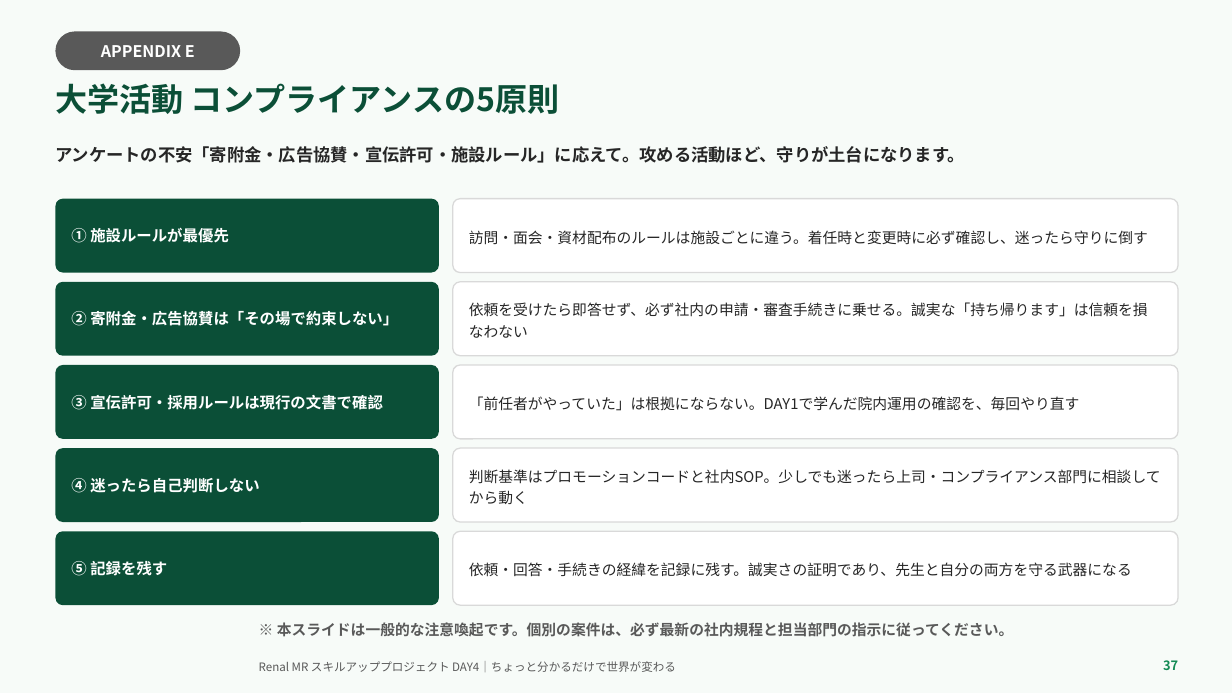
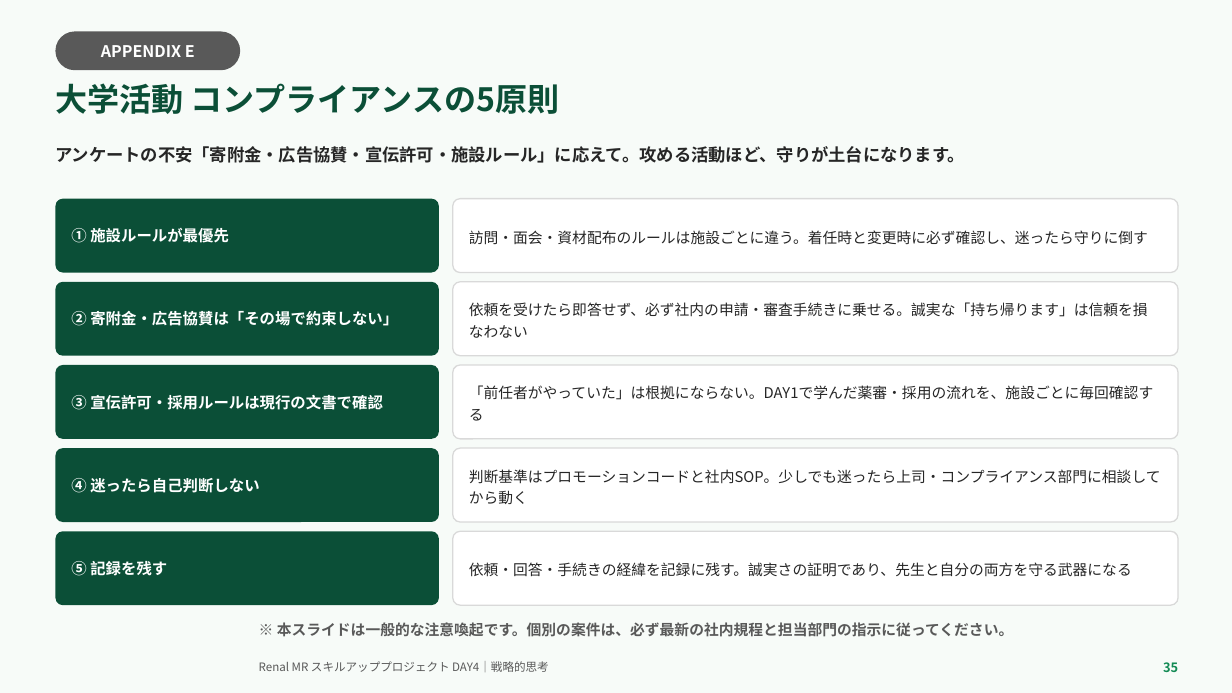
Before and after one commit to TAKUYA-1187/Claude, a slide deck: slide 35 of novartis_training/DAY4_ちょっと分かるだけで世界が変わる.pptx (slide 37 before the commit). Drawn at 1232x693 pixels with LibreOffice and Linux fonts; fonts in the diff are those of the drawing; background and template pictures are left out. Boxes give left, top, right and bottom in pixels: in the first picture for what was removed or moved away, otherwise in the second. Text is boxed around its words. In the diff, an @@ line names an element or a change of style, - is before the commit and + after.

```diff
--- a/novartis_training/DAY4_ちょっと分かるだけで世界が変わる.pptx
+++ b/novartis_training/DAY4_ちょっと分かるだけで世界が変わる.pptx
@@ text in rounded rectangle at (x1=469, y1=385, x2=1154, y2=421): text changed @@
-「前任者がやっていた」は根拠にならない。DAY1で学んだ院内運用の確認を、毎回やり直す
+「前任者がやっていた」は根拠にならない。DAY1で学んだ薬審・採用の流れを、施設ごとに毎回確認する
@@ text at (x1=259, y1=661, x2=549, y2=672): text changed @@
-Renal MR スキルアッププロジェクト DAY4｜ちょっと分かるだけで世界が変わる
+Renal MR スキルアッププロジェクト DAY4｜戦略的思考
@@ text at (x1=1163, y1=662, x2=1178, y2=672): text changed @@
-37
+35
```
Also in this commit, not shown: 26 other slides changed, 3 slides added, 5 slides removed, 2 other files.
